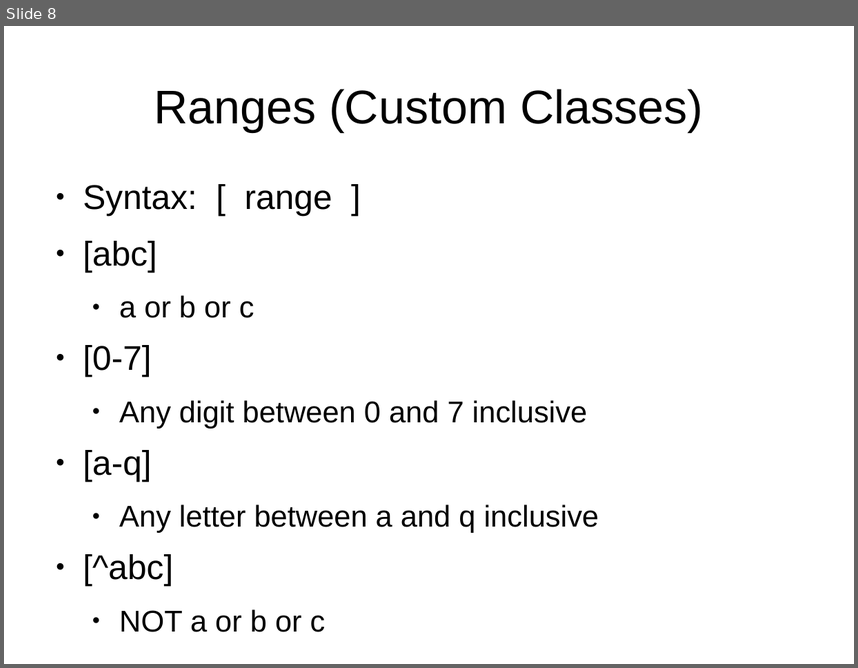
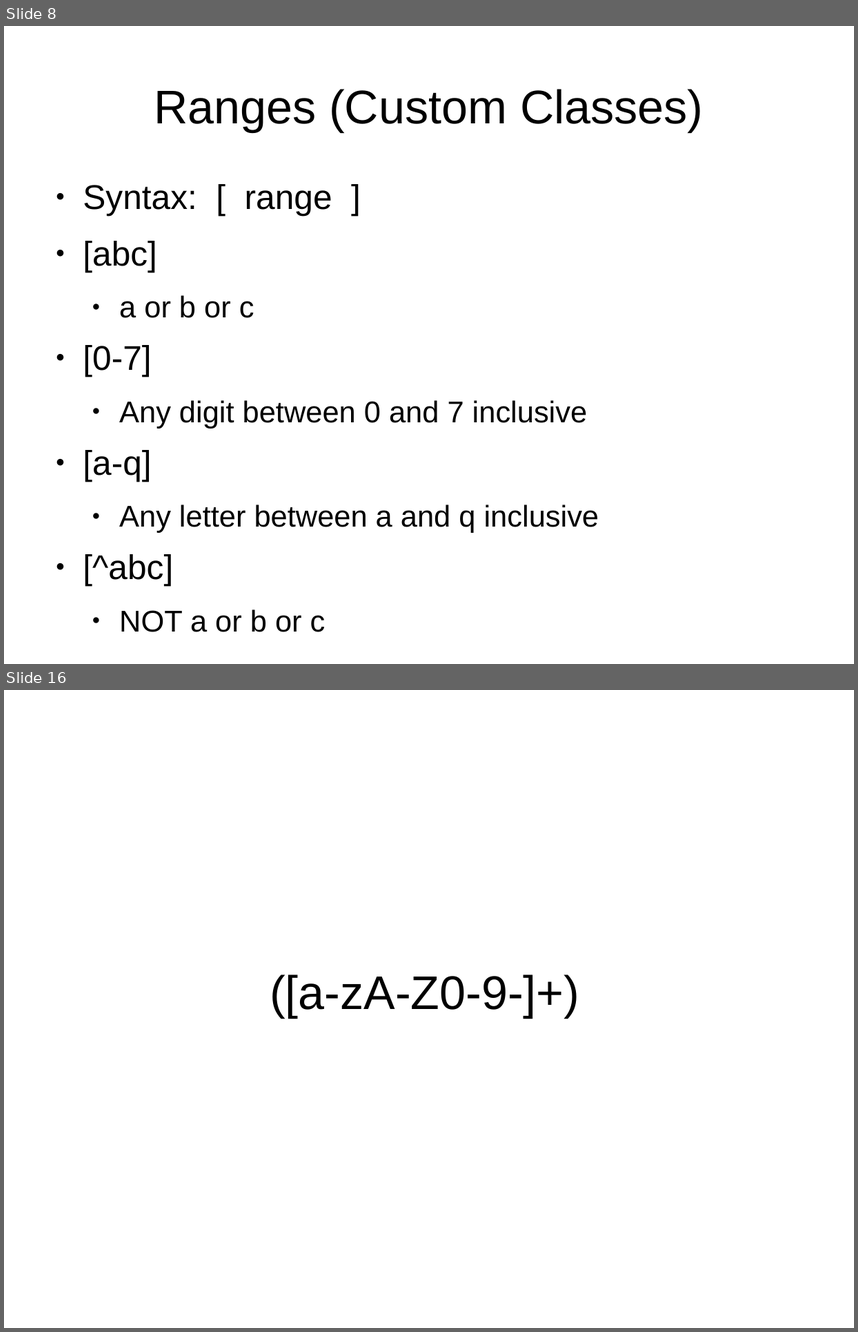
Before and after one commit to spmadden/sse-talks, a slide deck: RegularExpressions/RegEx.odp. Shown one above the other, each under a label of ours: slide 8 before the commit, slides 8 and 16 after it; the slides between them are not shown. The pictures are 858x668 and 858x1332 pixels, drawn with LibreOffice and Linux fonts; fonts in the diff are those of the drawing. Boxes give left, top, right and bottom in pixels: in the first picture for what was removed or moved away, otherwise in the second. Text is boxed around its words. In the diff, an @@ line names an element or a change of style, - is before the commit and + after.

```diff
--- a/RegularExpressions/RegEx.odp
+++ b/RegularExpressions/RegEx.odp
@@ slide 16 added at [4, 690, 854, 1328], background #FFFFFF @@
@@ title added at [270, 974, 579, 1017], 44 pt, text #000000 @@
+([a-zA-Z0-9-]+)
```
Also in this commit, not shown: 1 slide changed, 15 other slides added.
